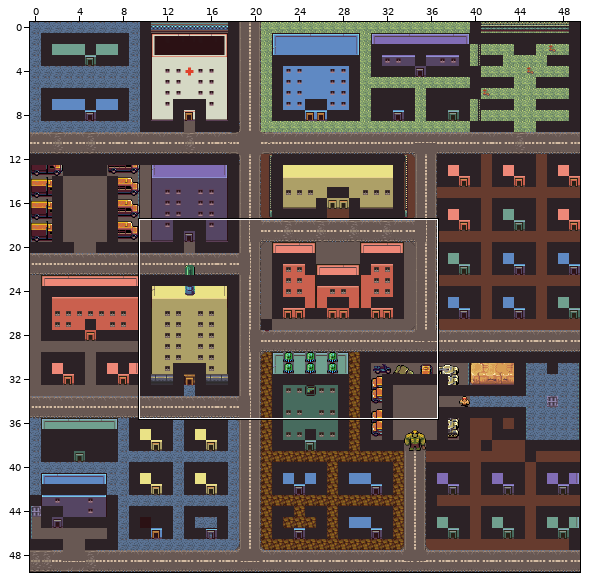
Tiled map (JSON): dist/assets/town-basic.tmj. Above, an overview of the earlier version with the close-up marked.
Close-up. Earlier state:
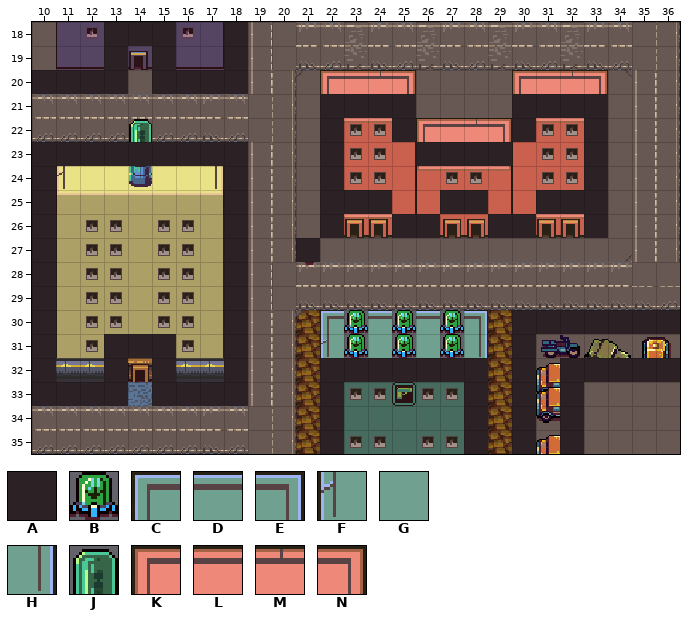
Cells are 16x16 px. Shown: x 10..36, y 18..35. The commit also changed other parts of the map, which this record leaves out.
Key: from "post-apocalyptic": A 1, B 125, C 512, D 513, E 515, F 552, G 553, H 555, J 681, K 826, L 827, M 828, N 829.
_ is an empty cell.
Layers that did not change in this view are not listed.
Layer "collisions" before, first column x 10:
18 ___AAA__A__________________
19 ___A_A__A__________________
20 AAAA_AAAA__________________
21 ____________AAAA____AAAA___
22 ____________A__A____A__A___
23 AAAAAAAAA___A___AAAA___A___
24 A_______A___A__________A___
25 A_______A___AAA__AA__AAA___
26 A_______A___A__AA__AA__A___
27 A_______A__A_______________
28 A_______A__________________
29 A_______A__________________
30 A_______A___________AAAAAAA
31 A__AAA__A___________A______
32 A__A_A__A___AAAAAAA_A_AAAAA
33 AAAA_AAAA___A_____A_A_A____
34 ____________A_____A_A_A____
35 ____________A_____A_A_A____
Layer "foreground" before, first column x 10:
18 ___________________________
19 ___________________________
20 ____________KLMN____KLMN___
21 ___________________________
22 ____J___________KLMN_______
23 ___________________________
24 ___________________________
25 ___________________________
26 ___________________________
27 ___________________________
28 ___________________________
29 ___________________________
30 ____________CBDBDBE________
31 ____________FBGBGBH________
32 ___________________________
33 ___________________________
34 ___________________________
35 ___________________________
The same view after the edit:
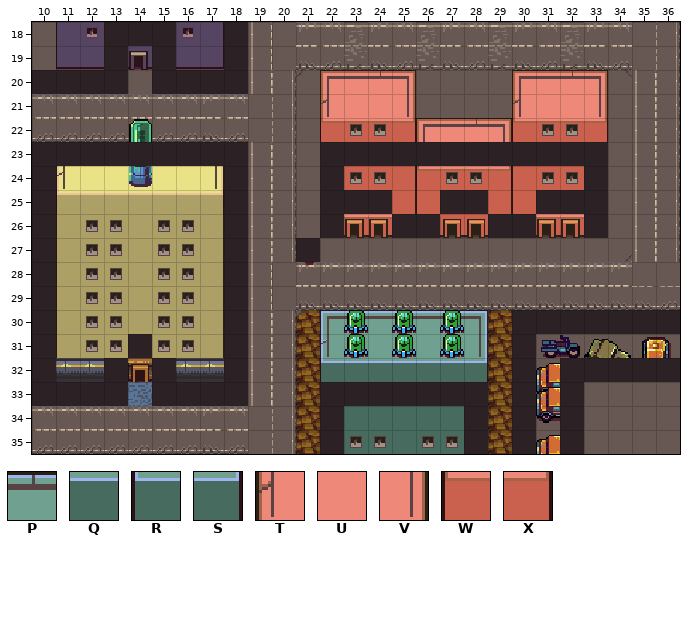
Further tiles: from "post-apocalyptic": P 514, Q 557, R 558, S 598, T 866, U 867, V 869, W 872, X 912.
Tiles of an added or newly shown layer are drawn over the layers below it.
Changes in this commit:
Layer "collisions":
There is now tile A in row 23 at x 23 to 25 and 30 to 32; in row 33 at x 23 to 27.
Tile A is gone in row 21 at x 22 to 25 and 30 to 33; in row 22 at x 22, 25, 30 and 33; in row 31 at x 13 and 15; in row 32 at x 22 to 28.
Layer "foreground":
The edit turns tile B into tile D in row 30 at x 25 and 27.
The edit turns tile B into tile G in row 31 at x 23, 25 and 27.
The edit turns tile B into tile P in row 30 at x 23.
There is now tile Q in row 32 at x 23 to 27.
There is now tile R in row 32 at x 22.
There is now tile S in row 32 at x 28.
There is now tile T in row 21 at x 22 and 30.
There is now tile U in row 21 at x 23 to 24 and 31 to 32.
There is now tile V in row 21 at x 25 and 33.
There is now tile W in row 22 at x 22 and 30.
There is now tile X in row 22 at x 25 and 33.
Layer "foreground-secondary" (added):
There is now tile B in rows 30 to 31 at x 23, 25 and 27.
